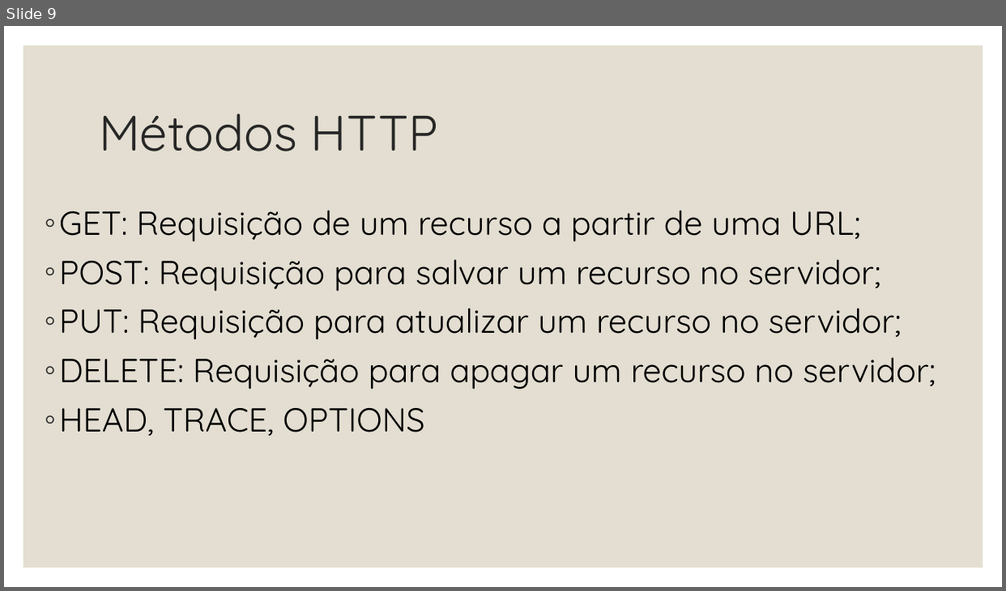
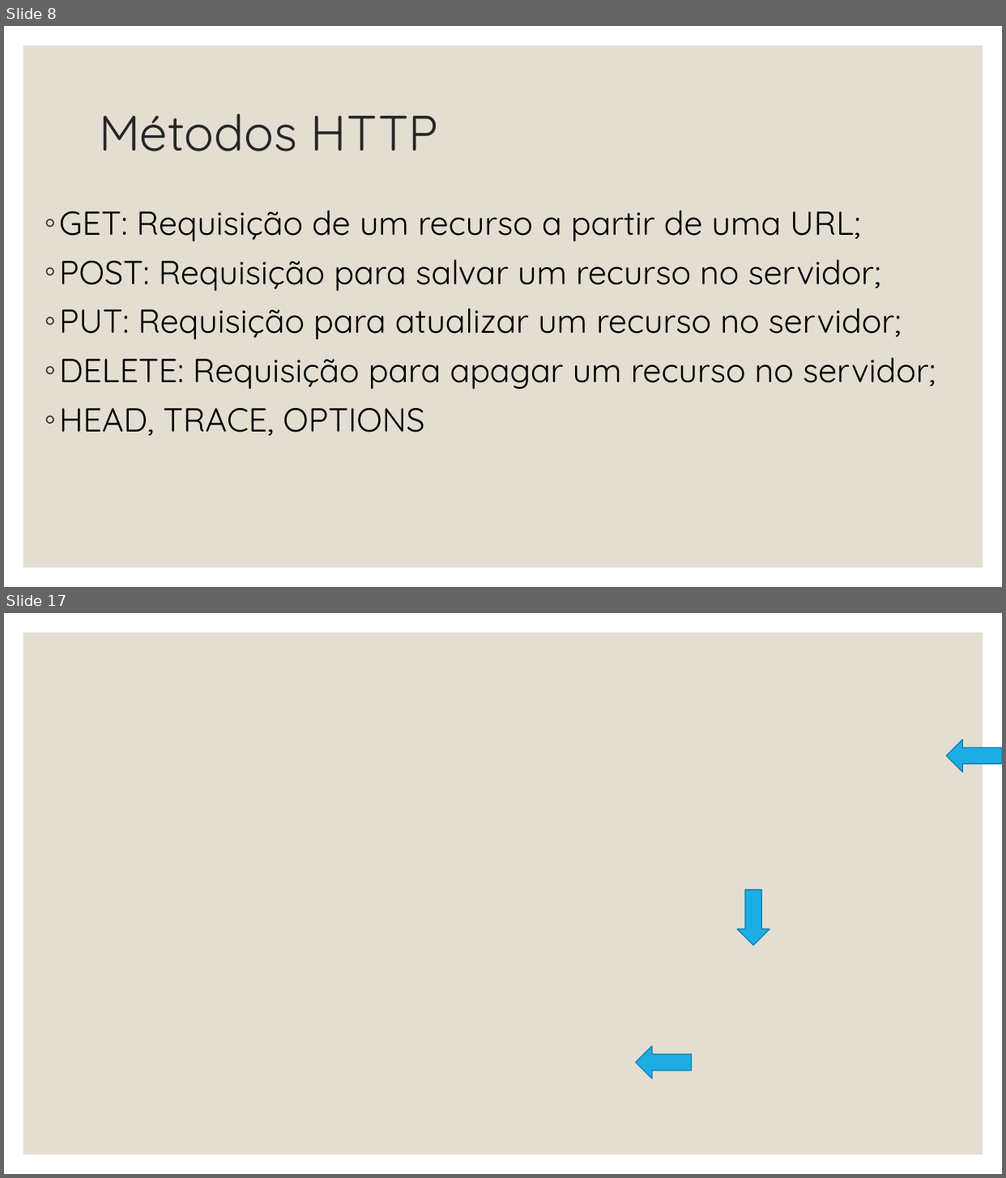
Before and after one commit to duarterafael/web-programming-classroom, a slide deck: classes/Aula 4-Arquitetura REST - Tipos de requests - Camada model e geração de banco de dados.pptx. Shown one above the other, each under a label of ours: slide 9 before the commit, slides 8 and 17 after it; the slides between them are not shown. The pictures are 1006x591 and 1006x1178 pixels, drawn with LibreOffice and Linux fonts; fonts in the diff are those of the drawing; background and template pictures are left out. Boxes give left, top, right and bottom in pixels: in the first picture for what was removed or moved away, otherwise in the second. Text is boxed around its words. In the diff, an @@ line names an element or a change of style, - is before the commit and + after.

```diff
--- a/classes/Aula 4-Arquitetura REST - Tipos de requests - Camada model e geração de banco de dados.pptx
+++ b/classes/Aula 4-Arquitetura REST - Tipos de requests - Camada model e geração de banco de dados.pptx
@@ slide 17 added at [4,613,1002,1174], background picture (left out); not listed: 1 template element that a slide beside it also shows @@
@@ right arrow added at [947,739,1002,772], fill #1CADE4, outline #1580A9 1 pt @@
@@ right arrow added at [737,890,769,945], fill #1CADE4, outline #1580A9 1 pt @@
@@ right arrow added at [636,1046,691,1079], fill #1CADE4, outline #1580A9 1 pt @@
@@ what was slide 9 is now slide 8 @@
```
Also in this commit, not shown: 22 other slides added, 2 slides removed, 2 other files.
